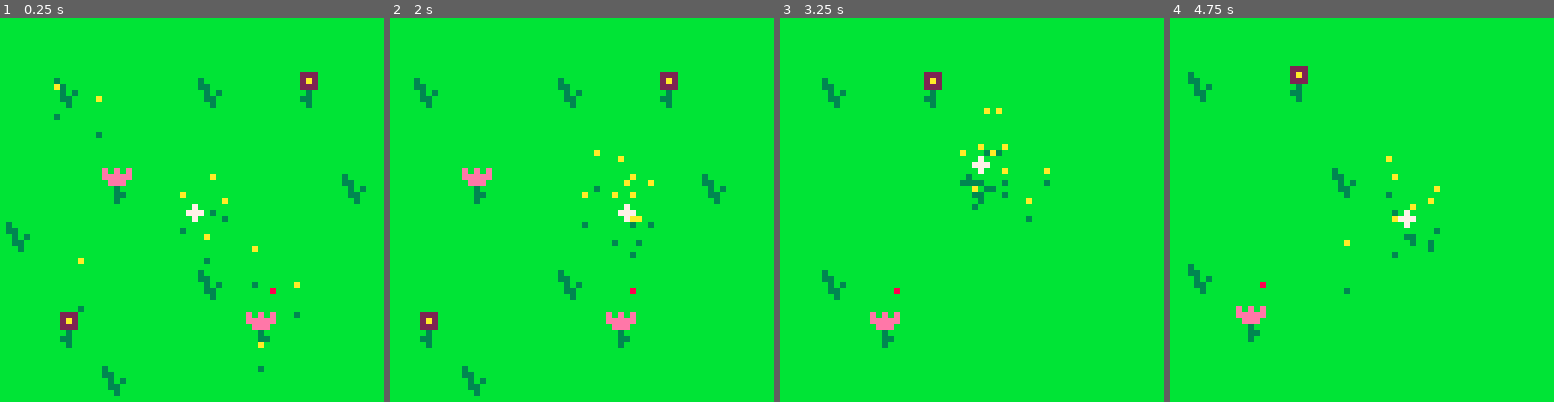
Above: before the commit, frames 1-4 (left to right).
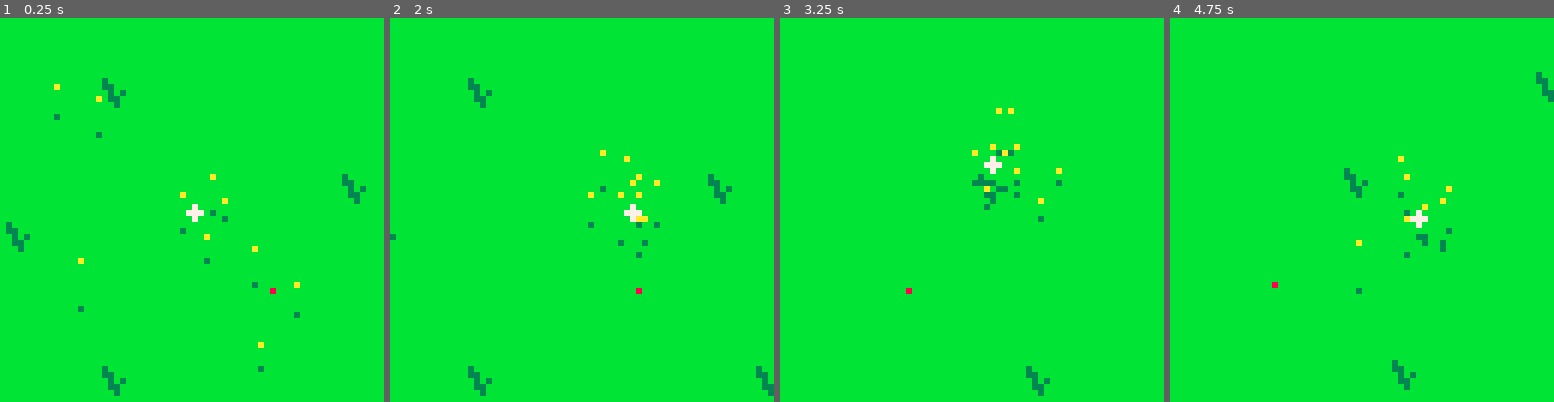
Above: after the commit, the same moments.

Repository: greysonp/swarm
Game: PICO-8 cartridge bees.p8
Same seed, same stepped clock (60 frames per second), same inputs: the game is played once before the commit and once after it.
Inputs:
- Up to frame 1 (0.25 s): no input
- Up to frame 2 (2 s): hold Right from 1.6 s (still down)
- Up to frame 3 (3.25 s): release Right at 2.1 s; hold Up 2.15-2.42 s; hold Right 2.47-3.03 s; hold Left from 3.08 s (still down)
- Up to frame 4 (4.75 s): release Left at 3.58 s; hold Down 3.63-3.97 s; hold Right 4.02-4.68 s; hold Up from 4.73 s (still down)

The runs differ from the first frame. In frame 1, 2.1% of the frame differs, in the area x 14-83%, y 14-86%; in frame 2, 3.9%, in the area x 0-100%, y 14-99%; in frame 3, 2.6%; in frame 4, 2.8%.

Commit message:
Keep camera in bounds, update map.

Diff:
--- a/bees.p8
+++ b/bees.p8
@@ -8,7 +8,7 @@
 num_bees = 10
 
 cam = {}
-camlag = .1 -- constant we use as 't' in low-pass filter calculation
+camlag = .07 -- constant we use as 't' in low-pass filter calculation
 
 enemy = {}
 
@@ -106,6 +106,10 @@
     if btn(1) then self.vel.x = self.speed end
     if btn(2) then self.vel.y = -self.speed end
     if btn(3) then self.vel.y = self.speed end
+
+    local newpos = self.pos:add(self.vel)
+    if newpos.x < 0 or newpos.x > 128 then self.vel.x = 0 end
+    if newpos.y < 0 or newpos.y > 128 then self.vel.y = 0 end
   end
 
   function cursor:draw()
@@ -352,14 +356,14 @@
 end
 
 __gfx__
-07000000bbbbbbbbbbbbbbbbbbbbbbbbbbbbbbbbbbbbbbbb00000000000000000000000000000000000000000000000000000000000000000000000000000000
-77700000bbbbbbbbbb222bbbbebebebbbbbbbbbbbbbbbbbb00000000000000000000000000000000000000000000000000000000000000000000000000000000
-07000000bbbbbbbbbb2a2bbbbeeeeebbb3bbbbbbbbbbbbbb00000000000000000000000000000000000000000000000000000000000000000000000000000000
-00000000bbbbbbbbbb222bbbbbeeebbbb33bbbbbbbbbbbbb00000000000000000000000000000000000000000000000000000000000000000000000000000000
-00000000bbbbbbbbbbb3bbbbbbb3bbbbbb3b3bbbbbbbbbbb00000000000000000000000000000000000000000000000000000000000000000000000000000000
-00000000bbbbbbbbbb33bbbbbbb33bbbbb33bbbbbbbbbbbb00000000000000000000000000000000000000000000000000000000000000000000000000000000
-00000000bbbbbbbbbbb3bbbbbbb3bbbbbbb3bbbbbbbbbbbb00000000000000000000000000000000000000000000000000000000000000000000000000000000
-00000000bbbbbbbbbbbbbbbbbbbbbbbbbbbbbbbbbbbbbbbb00000000000000000000000000000000000000000000000000000000000000000000000000000000
+07000000bbbbbbbbbbbbbbbbbbbbbbbbbbbbbbbb0000000000000000000000000000000000000000000000000000000000000000000000000000000000000000
+77700000bbbbbbbbbb222bbbbebebebbbbbbbbbb0000000000000000000000000000000000000000000000000000000000000000000000000000000000000000
+07000000bbbbbbbbbb2a2bbbbeeeeebbb3bbbbbb0000000000000000000000000000000000000000000000000000000000000000000000000000000000000000
+00000000bbbbbbbbbb222bbbbbeeebbbb33bbbbb0000000000000000000000000000000000000000000000000000000000000000000000000000000000000000
+00000000bbbbbbbbbbb3bbbbbbb3bbbbbb3b3bbb0000000000000000000000000000000000000000000000000000000000000000000000000000000000000000
+00000000bbbbbbbbbb33bbbbbbb33bbbbb33bbbb0000000000000000000000000000000000000000000000000000000000000000000000000000000000000000
+00000000bbbbbbbbbbb3bbbbbbb3bbbbbbb3bbbb0000000000000000000000000000000000000000000000000000000000000000000000000000000000000000
+00000000bbbbbbbbbbbbbbbbbbbbbbbbbbbbbbbb0000000000000000000000000000000000000000000000000000000000000000000000000000000000000000
 00000000000000000000000000000000000000000000000000000000000000000000000000000000000000000000000000000000000000000000000000000000
 00000000000000000000000000000000000000000000000000000000000000000000000000000000000000000000000000000000000000000000000000000000
 00000000000000000000000000000000000000000000000000000000000000000000000000000000000000000000000000000000000000000000000000000000
@@ -484,22 +488,22 @@
 0000000000000000000000000000000000000000000000000000000000000000000000000000000000000000000000000000000000000000000000000000000000000000000000000000000000000000000000000000000000000000000000000000000000000000000000000000000000000000000000000000000000000000
 0000000000000000000000000000000000000000000000000000000000000000000000000000000000000000000000000000000000000000000000000000000000000000000000000000000000000000000000000000000000000000000000000000000000000000000000000000000000000000000000000000000000000000
 __map__
-01010501010101010101010101010101ffffffffffffffffffffffffffffffffffffffffffffffffffffffffffff00000000000000000000000000000000000000000000000000000000000000000000000000000000000000000000000000000000000000000000000000000000000000000000000000000000000000000000
-01040501040102010101010101010101ffffffffffffffffffffffffffffffffffffffffffffffffffffffffffff00000000000000000000000000000000000000000000000000000000000000000000000000000000000000000000000000000000000000000000000000000000000000000000000000000000000000000000
-05010101010101010101010101010101ffffffffffffffffffffffffffffffffffffffffffffffffffffffffffff00000000000000000000000000000000000000000000000000000000000000000000000000000000000000000000000000000000000000000000000000000000000000000000000000000000000000000000
-01010301010501040101010101010101ffffffffffffffffffffffffffffffffffffffffffffffffffffffffffff00000000000000000000000000000000000000000000000000000000000000000000000000000000000000000000000000000000000000000000000000000000000000000000000000000000000000000000
-04010101010501010101010101010101ffffffffffffffffffffffffffffffffffffffffffffffffffffffffffff00000000000000000000000000000000000000000000000000000000000000000000000000000000000000000000000000000000000000000000000000000000000000000000000000000000000000000000
-01010501040101050101010101010101ffffffffffffffffffffffffffffffffffffffffffffffffffffffffffff00000000000000000000000000000000000000000000000000000000000000000000000000000000000000000000000000000000000000000000000000000000000000000000000000000000000000000000
-05020101010301010101010101010101ffffffffffffffffffffffffffffffffffffffffffffffffffffffffffff00000000000000000000000000000000000000000000000000000000000000000000000000000000000000000000000000000000000000000000000000000000000000000000000000000000000000000000
-01010401010101050101010101010101ffffffffffffffffffffffffffffffffffffffffffffffffffffffffffff00000000000000000000000000000000000000000000000000000000000000000000000000000000000000000000000000000000000000000000000000000000000000000000000000000000000000000000
+01010101010101010101010101010104ffffffffffffffffffffffffffffffffffffffffffffffffffffffffffff00000000000000000000000000000000000000000000000000000000000000000000000000000000000000000000000000000000000000000000000000000000000000000000000000000000000000000000
+01010401010101010101010401010101ffffffffffffffffffffffffffffffffffffffffffffffffffffffffffff00000000000000000000000000000000000000000000000000000000000000000000000000000000000000000000000000000000000000000000000000000000000000000000000000000000000000000000
+01010101010101010101010101010101ffffffffffffffffffffffffffffffffffffffffffffffffffffffffffff00000000000000000000000000000000000000000000000000000000000000000000000000000000000000000000000000000000000000000000000000000000000000000000000000000000000000000000
+01010101010101040101010101010101ffffffffffffffffffffffffffffffffffffffffffffffffffffffffffff00000000000000000000000000000000000000000000000000000000000000000000000000000000000000000000000000000000000000000000000000000000000000000000000000000000000000000000
+04010101010101010101010101010401ffffffffffffffffffffffffffffffffffffffffffffffffffffffffffff00000000000000000000000000000000000000000000000000000000000000000000000000000000000000000000000000000000000000000000000000000000000000000000000000000000000000000000
+01010101010101010101010101010101ffffffffffffffffffffffffffffffffffffffffffffffffffffffffffff00000000000000000000000000000000000000000000000000000000000000000000000000000000000000000000000000000000000000000000000000000000000000000000000000000000000000000000
+01010101010101010101010104010101ffffffffffffffffffffffffffffffffffffffffffffffffffffffffffff00000000000000000000000000000000000000000000000000000000000000000000000000000000000000000000000000000000000000000000000000000000000000000000000000000000000000000000
+01010401010101010401010101010101ffffffffffffffffffffffffffffffffffffffffffffffffffffffffffff00000000000000000000000000000000000000000000000000000000000000000000000000000000000000000000000000000000000000000000000000000000000000000000000000000000000000000000
 01010101010101010101010101010101ffffffffffffffffffffffffffffffffffffffffffffffffffffffffffff00000000000000000000000000000000000000000000000000000000000000000000000000000000000000000000000000000000000000000000000000000000000000000000000000000000000000000000
 01010101010101010101010101010101ffffffffffffffffffffffffffffffffffffffffffffffffffffffffffff00000000000000000000000000000000000000000000000000000000000000000000000000000000000000000000000000000000000000000000000000000000000000000000000000000000000000000000
+01010101010101010101040101010101ffffffffffffffffffffffffffffffffffffffffffffffffffffffffffff00000000000000000000000000000000000000000000000000000000000000000000000000000000000000000000000000000000000000000000000000000000000000000000000000000000000000000000
+01040101010401010101010101010401ffffffffffffffffffffffffffffffffffffffffffffffffffffffffffff00000000000000000000000000000000000000000000000000000000000000000000000000000000000000000000000000000000000000000000000000000000000000000000000000000000000000000000
 01010101010101010101010101010101ffffffffffffffffffffffffffffffffffffffffffffffffffffffffffff00000000000000000000000000000000000000000000000000000000000000000000000000000000000000000000000000000000000000000000000000000000000000000000000000000000000000000000
 01010101010101010101010101010101ffffffffffffffffffffffffffffffffffffffffffffffffffffffffffff00000000000000000000000000000000000000000000000000000000000000000000000000000000000000000000000000000000000000000000000000000000000000000000000000000000000000000000
-01010101010101010101010101010101ffffffffffffffffffffffffffffffffffffffffffffffffffffffffffff00000000000000000000000000000000000000000000000000000000000000000000000000000000000000000000000000000000000000000000000000000000000000000000000000000000000000000000
-01010101010101010101010101010101ffffffffffffffffffffffffffffffffffffffffffffffffffffffffffff00000000000000000000000000000000000000000000000000000000000000000000000000000000000000000000000000000000000000000000000000000000000000000000000000000000000000000000
-01010101010101010101010101010101ffffffffffffffffffffffffffffffffffffffffffffffffffffffffffff00000000000000000000000000000000000000000000000000000000000000000000000000000000000000000000000000000000000000000000000000000000000000000000000000000000000000000000
-01010101010101010101010101010101ffffffffffffffffffffffffffffffffffffffffffffffffffffffffffff00000000000000000000000000000000000000000000000000000000000000000000000000000000000000000000000000000000000000000000000000000000000000000000000000000000000000000000
+01010101010101010401010104010101ffffffffffffffffffffffffffffffffffffffffffffffffffffffffffff00000000000000000000000000000000000000000000000000000000000000000000000000000000000000000000000000000000000000000000000000000000000000000000000000000000000000000000
+01010401010101010101010101010101ffffffffffffffffffffffffffffffffffffffffffffffffffffffffffff00000000000000000000000000000000000000000000000000000000000000000000000000000000000000000000000000000000000000000000000000000000000000000000000000000000000000000000
 ffffffffffffffffffffffffffffffffffffffffffffffffffffffffffffffffffffffffffffffffffffffffffff00000000000000000000000000000000000000000000000000000000000000000000000000000000000000000000000000000000000000000000000000000000000000000000000000000000000000000000
 ffffffffffffffffffffffffffffffffffffffffffffffffffffffffffffffffffffffffffffffffffffffffffff00000000000000000000000000000000000000000000000000000000000000000000000000000000000000000000000000000000000000000000000000000000000000000000000000000000000000000000
 ffffffffffffffffffffffffffffffffffffffffffffffffffffffffffffffffffffffffffffffffffffffffffff00000000000000000000000000000000000000000000000000000000000000000000000000000000000000000000000000000000000000000000000000000000000000000000000000000000000000000000
